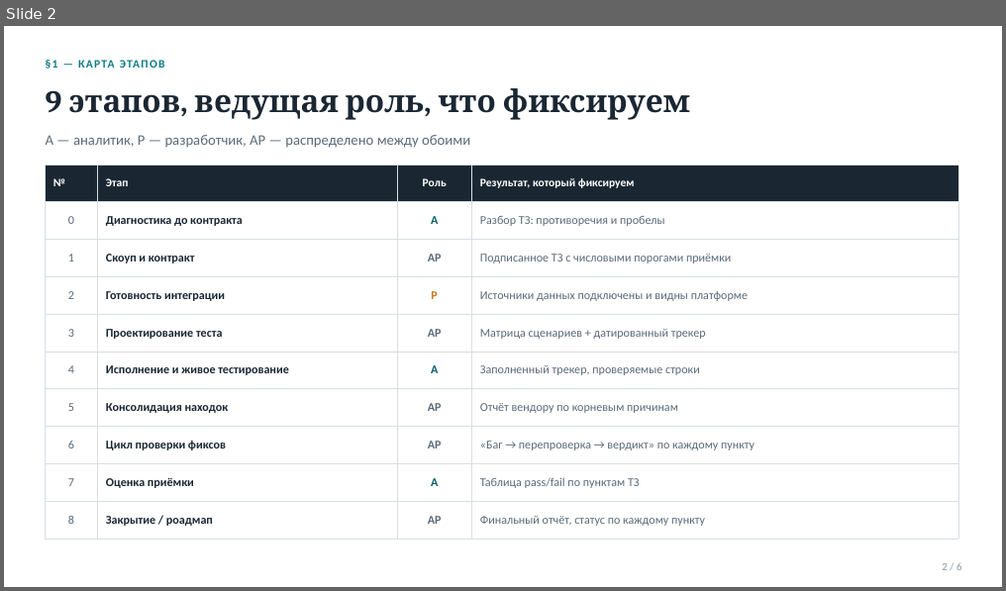
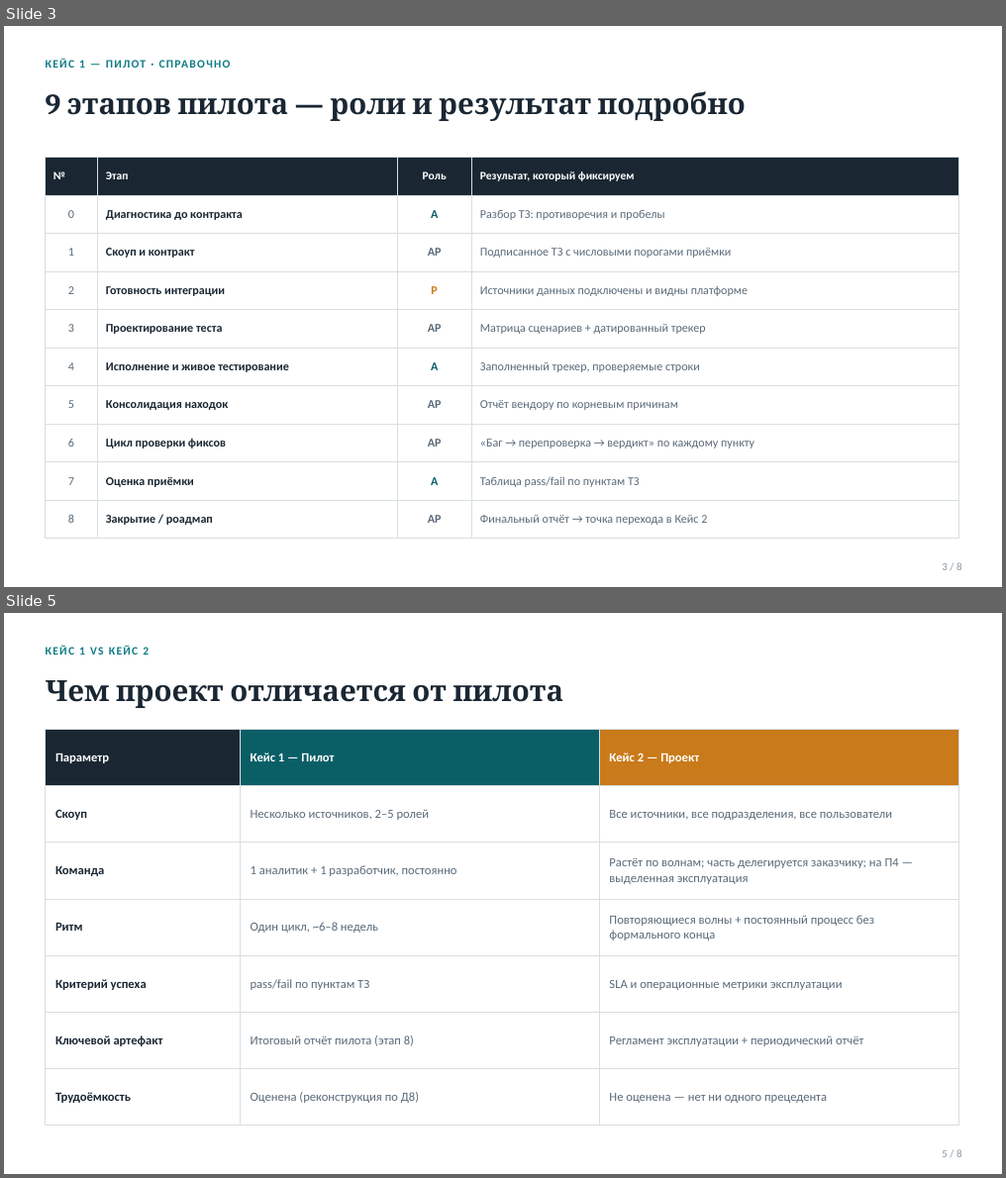
Before and after one commit to vladilslavandrosov-prog/job-RAG, a slide deck: docs/presentations/metodika-vnedreniya-promezhutochnyi-srez.pptx. Shown one above the other, each under a label of ours: slide 2 before the commit, slides 3 and 5 after it; the slides between them are not shown. The pictures are 1006x591 and 1006x1178 pixels, drawn with LibreOffice and Linux fonts; fonts in the diff are those of the drawing. Boxes give left, top, right and bottom in pixels: in the first picture for what was removed or moved away, otherwise in the second. Text is boxed around its words. In the diff, an @@ line names an element or a change of style, - is before the commit and + after.

```diff
--- a/docs/presentations/metodika-vnedreniya-promezhutochnyi-srez.pptx
+++ b/docs/presentations/metodika-vnedreniya-promezhutochnyi-srez.pptx
@@ slide 5 added at <box>4,613,1002,1174</box>, background #FFFFFF @@
@@ text added at <box>46,645,149,655</box>, 11 pt, text #0E7C86, bold @@
+КЕЙС 1 VS КЕЙС 2
@@ text added at <box>46,680,564,708</box>, 28 pt, text #1A2733, bold @@
+Чем проект отличается от пилота
@@ table added at <box>46,729,958,1126</box>, 7 rows, 3 columns @@
+Параметр | Кейс 1 — Пилот | Кейс 2 — Проект
+Скоуп | Несколько источников, 2–5 ролей | Все источники, все подразделения, все пользователи
+Команда | 1 аналитик + 1 разработчик, постоянно | Растёт по волнам; часть делегируется заказчику; на П4 — выделенная эксплуатация
+Ритм | Один цикл, ~6–8 недель | Повторяющиеся волны + постоянный процесс без формального конца
+Критерий успеха | pass/fail по пунктам ТЗ | SLA и операционные метрики эксплуатации
+Ключевой артефакт | Итоговый отчёт пилота (этап 8) | Регламент эксплуатации + периодический отчёт
+Трудоёмкость | Оценена (реконструкция по Д8) | Не оценена — нет ни одного прецедента
@@ text added at <box>942,1150,962,1157</box>, 10.5 pt, text #8C99A6 @@
+5 / 8
@@ what was slide 2 is now slide 3 @@
@@ slide 3 changed as well @@
@@ text at <box>79,60,85,68</box>: text changed @@
-§1 — КАРТА ЭТАПОВ
+КЕЙС 1 — ПИЛОТ · СПРАВОЧНО
@@ text at <box>46,91,746,121</box>: text changed; size 30 to 28 pt @@
-9 этапов, ведущая роль, что фиксируем
+9 этапов пилота — роли и результат подробно
@@ text removed at <box>46,135,470,148</box> @@
-А — аналитик, Р — разработчик, АР — распределено между обоими
@@ table at <box>46,157,958,539</box> @@
-row 10, column 4: Финальный отчёт, статус по каждому пункту
+row 10, column 4: Финальный отчёт → точка перехода в Кейс 2
@@ table: place and size @@
-table at <box>46,165,958,539</box>
+table at <box>46,157,958,539</box>
```
Also in this commit, not shown: 2 other slides changed, 4 other slides added, 3 slides removed, 1 other file.
